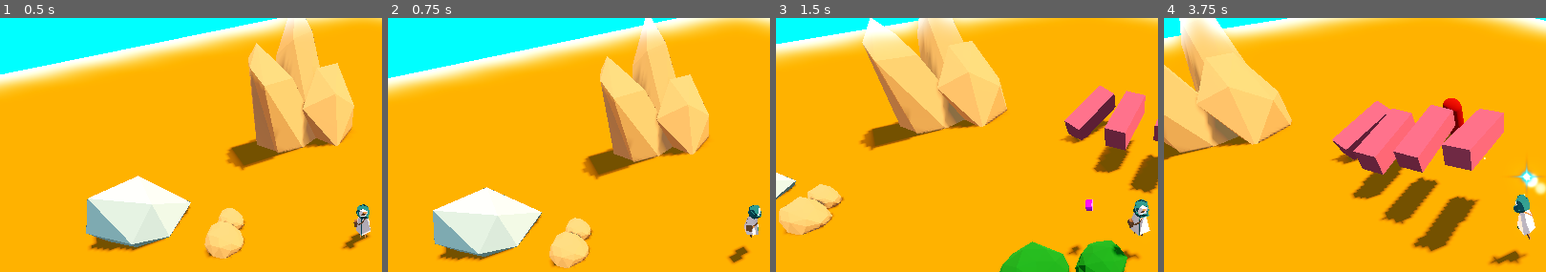
Above: before the commit, frames 1-4 (left to right).
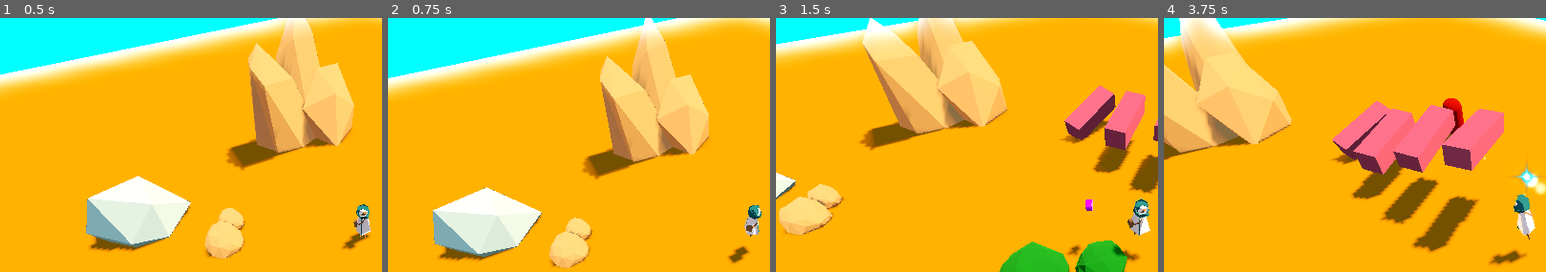
Above: after the commit, the same moments.

Repository: DeepRestGames/EcoDungeon
Game: Godot game, scene res://scenes/PrototypeScene_Weapons_01.tscn
Two runs of this game, one before a commit and one after it. Both use one fixed random seed, a clock stepped at 60 frames per second and the inputs below. A sky picture missing from this copy of the repository is replaced by a grey-blue gradient.
Inputs (mouse positions are % of the whole screen's width and height, from its top left):
- Up to frame 1 (0.5 s): no input
- Up to frame 2 (0.75 s): move the mouse to (72, 45) at 0.52 s; hold D (move_right) from 0.53 s (still down); tap Space (spacebar) at 0.6 s
- Up to frame 3 (1.5 s): move the mouse to (30, 55) at 1.27 s; release D (move_right) at 1.28 s; hold S (move_down) from 1.28 s (still down); tap Mouse wheel up (zoom_in) at 1.35 s
- Up to frame 4 (3.75 s): move the mouse to (60, 28) at 2.02 s; release S (move_down) at 2.03 s; hold D (move_right) 2.03-2.78 s; hold Mouse wheel down (zoom_out) 2.03-2.78 s; move the mouse to (45, 70) at 2.77 s; hold W (move_up) 2.78-3.53 s; tap Space (spacebar) at 2.85 s; move the mouse to (80, 65) at 3.52 s; hold A (move_left) from 3.53 s (still down); hold Mouse wheel up (zoom_in) from 3.53 s (still down)
The pictures show only the part of the screen within x 2-52%, y 7-57%; the shares and areas given below are measured in that part.

Frame 1 is identical in both runs. In frame 2, less than 0.1% of the frame differs, in the area x 93-98%, y 73-87%; in frame 3, less than 0.1%; in frame 4, less than 0.1%, in the area x 86-98%, y 69-97%.

Commit message:
Fixes to bugs and warnings

Diff:
--- a/resources/powerups/PowerupPierce.tres
+++ b/resources/powerups/PowerupPierce.tres
@@ -5,7 +5,7 @@
 
 [resource]
 script = ExtResource("2_kx74d")
-powerup_name = "Shotgun"
+powerup_name = "Pierce"
 powerup_description = ""
 powerup_icon = ExtResource("1_x62b8")
 fire_cooldown_modifier_value = 0.1
--- a/resources/powerups/PowerupShotgun.tres
+++ b/resources/powerups/PowerupShotgun.tres
@@ -5,7 +5,7 @@
 
 [resource]
 script = ExtResource("1_bh262")
-powerup_name = "Pierce"
+powerup_name = "Shotgun"
 powerup_description = ""
 powerup_icon = ExtResource("1_1gf6p")
 fire_cooldown_modifier_value = 0.0
@@ -25,4 +25,5 @@
 explosion_radius_modifier_type = 0
 explosion_damage_value = 0.0
 explosion_damage_modifier_type = 0
-projectile_pierce_value = 1
+projectile_pierce_value = 0
+projectile_pierce_modifier_type = 0
--- a/scripts/weapons/BaseWeapon.gd
+++ b/scripts/weapons/BaseWeapon.gd
@@ -93,7 +93,7 @@
 	projectiles_origins = projectiles_origins.slice(0, 1)
 
 	# Calculate angle between points
-	var radians_step = deg_to_rad(360 / current_projectiles_number)
+	var radians_step = deg_to_rad(360.0 / current_projectiles_number)
 
 	# Position new projectiles origins
 	for i in range(1, current_projectiles_number):
